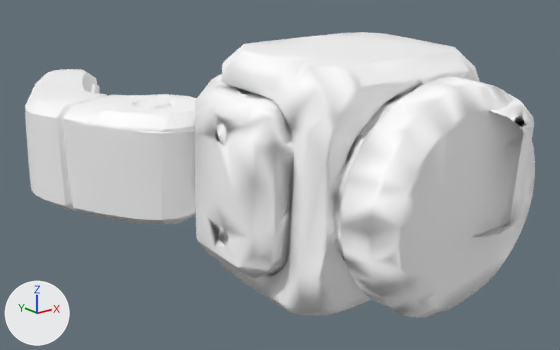
The FBX model ArtSource/RobotArm/Retopology/Robot arm_Hand.fbx: old version first, new version second.
Before and after are seen from a 50 mm camera at (-0.368, -0.276, 0.139) aimed at (-0.016, 0.164, -0.037). The lights are fixed; the arrows at lower left show +X, +Y and +Z. The older version comes first. Where no turn or scale is listed for an object, it has been applied to the vertices. Vertices at exactly the same position are counted once.

Objects in the first picture: 'tripo_part_0', 'tripo_part_1', 'tripo_part_7'.
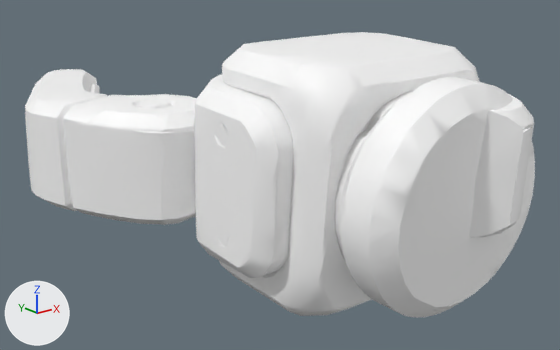
What changed in the scene script:
```text
Change me_scene_002:
    used by ob_tripo_part_7; location = (0.0, 0.0, 0.0)
    remove me_scene_002.from_pydata(...)  # 607 vertices, 862 faces; spans x -0.021..0.089, y -0.021..0.214, z -0.041..0.041
    add me_scene_002.from_pydata(...)  # 602 vertices, 873 faces; spans x -0.021..0.089, y -0.021..0.214, z -0.041..0.041
    me_scene_002 part 1
    1 vertex is added at (0.0, -0.004, -0.002)
    23 new faces join them
    other edits to the shape of me_scene_002 do not show in these pictures
Change me_scene_001:
    used by ob_tripo_part_1; location = (0.0, 0.0, 0.0)
    remove me_scene_001.from_pydata(...)  # 1314 vertices, 1812 faces; spans x -0.099..0.099, y -0.006..0.198, z -0.107..0.066
    add me_scene_001.from_pydata(...)  # 1307 vertices, 1849 faces; spans x -0.099..0.099, y -0.006..0.198, z -0.107..0.066
    me_scene_001 part 2: 3 vertices removed from x -0.059, y 0.057..0.058, z -0.094..-0.093
    other edits to the shape of me_scene_001 do not show in these pictures
```

What differs and where, as boxes (x1, y1, x2, y2) in the pictures (560 x 350 px):
part 1 of me_scene_002, added
    after: (469, 111, 524, 237)
part 2 of me_scene_001, deleted
    before: (317, 294, 338, 311)
